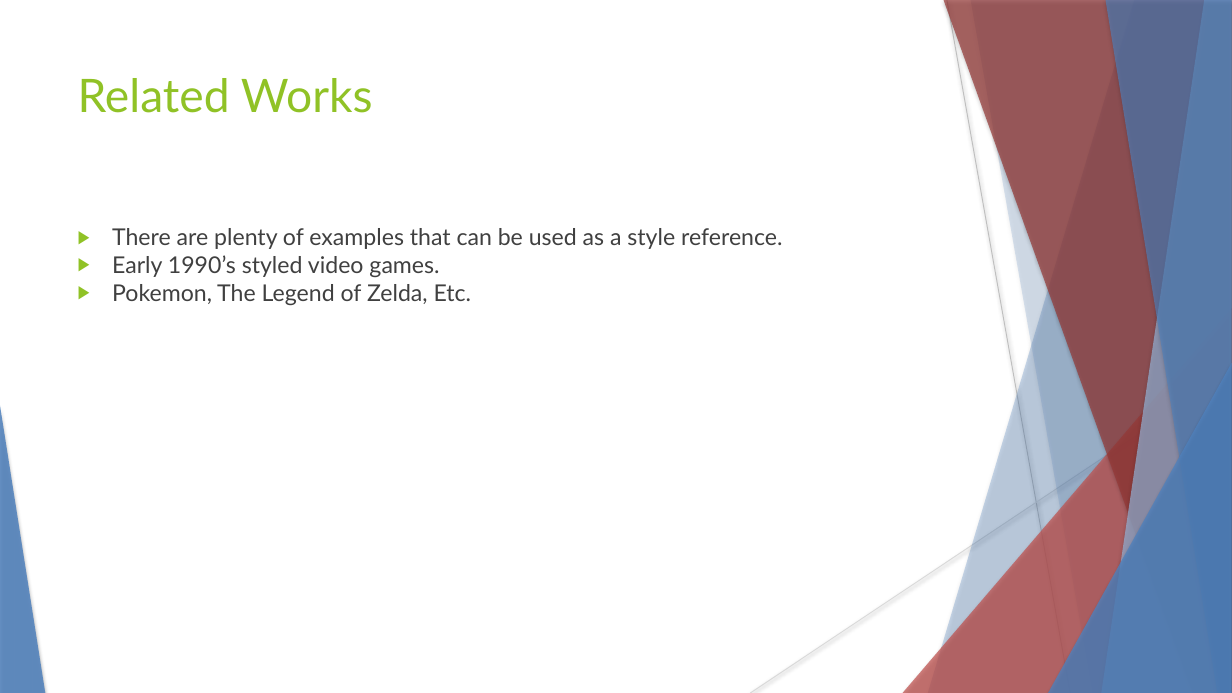
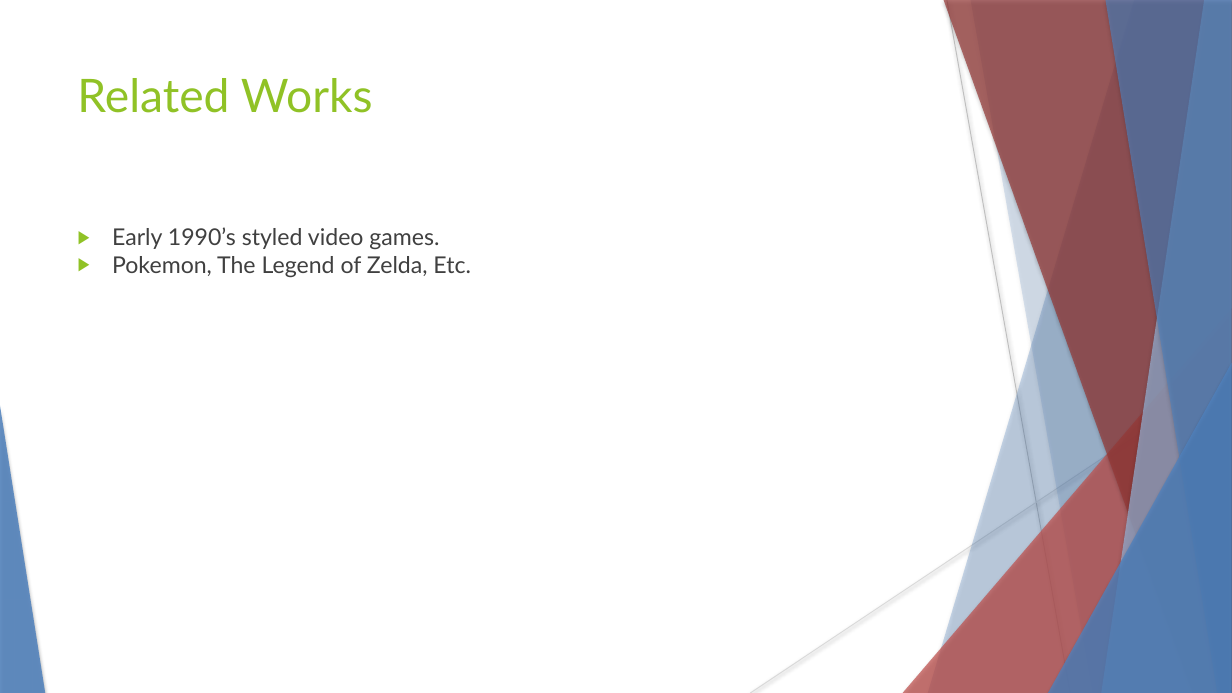
Before and after one commit to hanselrd/bubble-warrior-adventures, a slide deck: slide 4 of docs/presentation.pptx. Drawn at 1232x693 pixels with LibreOffice and Linux fonts; fonts in the diff are those of the drawing. Boxes give left, top, right and bottom in pixels: in the first picture for what was removed or moved away, otherwise in the second. Text is boxed around its words. In the diff, an @@ line names an element or a change of style, - is before the commit and + after.

```diff
--- a/docs/presentation.pptx
+++ b/docs/presentation.pptx
@@ text at box(112, 228, 782, 249): paragraph removed @@
-▶ There are plenty of examples that can be used as a style reference.
```
Also in this commit, not shown: 4 other slides changed, 3 slides added, 2 slides removed.
